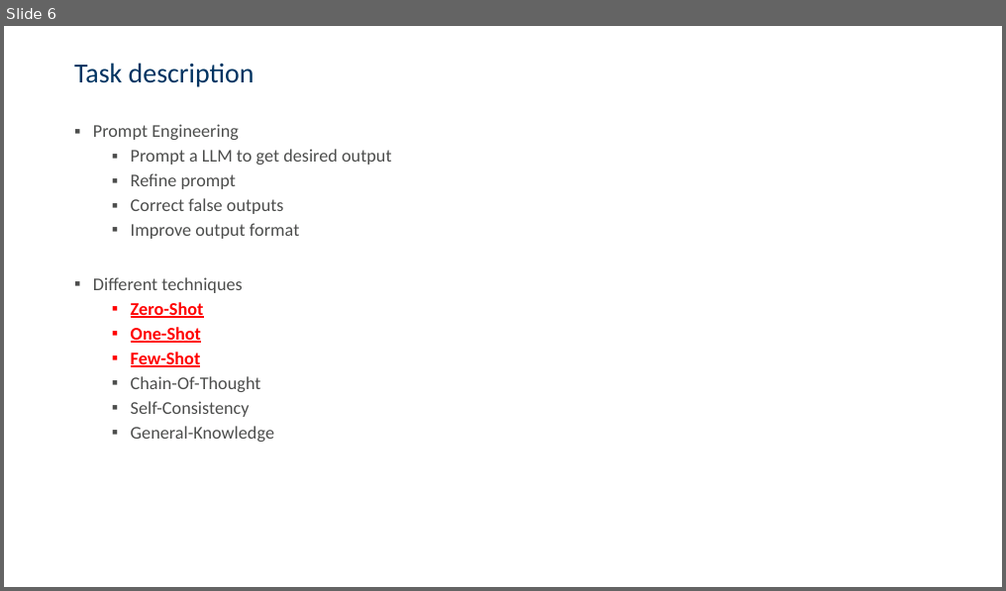
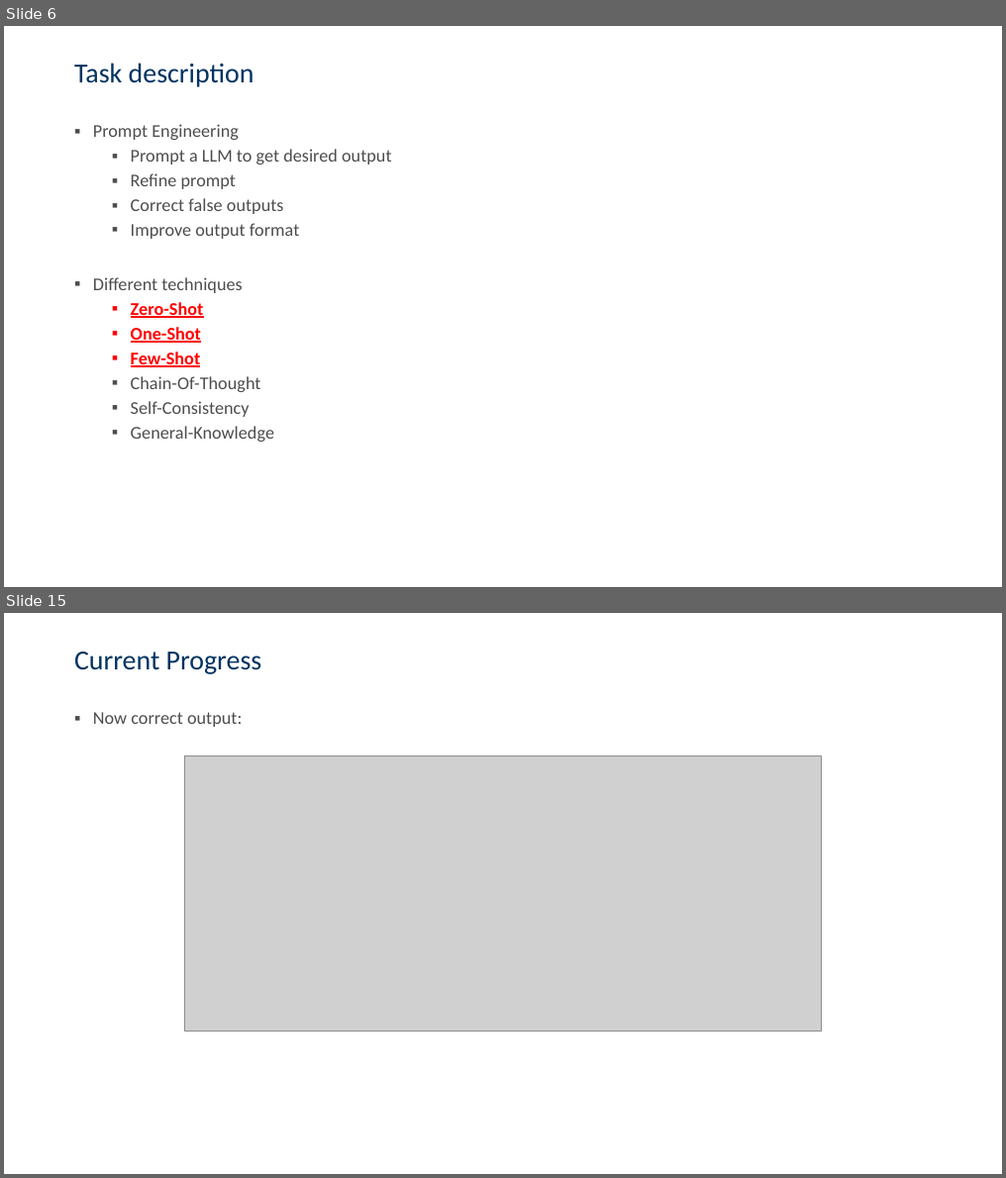
Before and after one commit to csaw5866/smartData, a slide deck: Presentation/midterm.pptx. Shown one above the other, each under a label of ours: slide 6 before the commit, slides 6 and 15 after it; the slides between them are not shown. The pictures are 1006x591 and 1006x1178 pixels, drawn with LibreOffice and Linux fonts; fonts in the diff are those of the drawing; grey boxes stand for pictures; background and template pictures are left out. Boxes give left, top, right and bottom in pixels: in the first picture for what was removed or moved away, otherwise in the second. Text is boxed around its words. In the diff, an @@ line names an element or a change of style, - is before the commit and + after.

```diff
--- a/Presentation/midterm.pptx
+++ b/Presentation/midterm.pptx
@@ slide 15 added at <box>4,613,1002,1174</box>, background picture (left out) @@
@@ title added at <box>74,652,262,674</box>, 26.7 pt, text #003361 @@
+Current Progress
@@ text added at <box>93,712,242,727</box>, 17.3 pt, text #4C4D4C @@
+▪ Now correct output:
@@ picture added at <box>185,756,822,1031</box> @@
```
Also in this commit, not shown: 1 slide changed, 8 other slides added.
